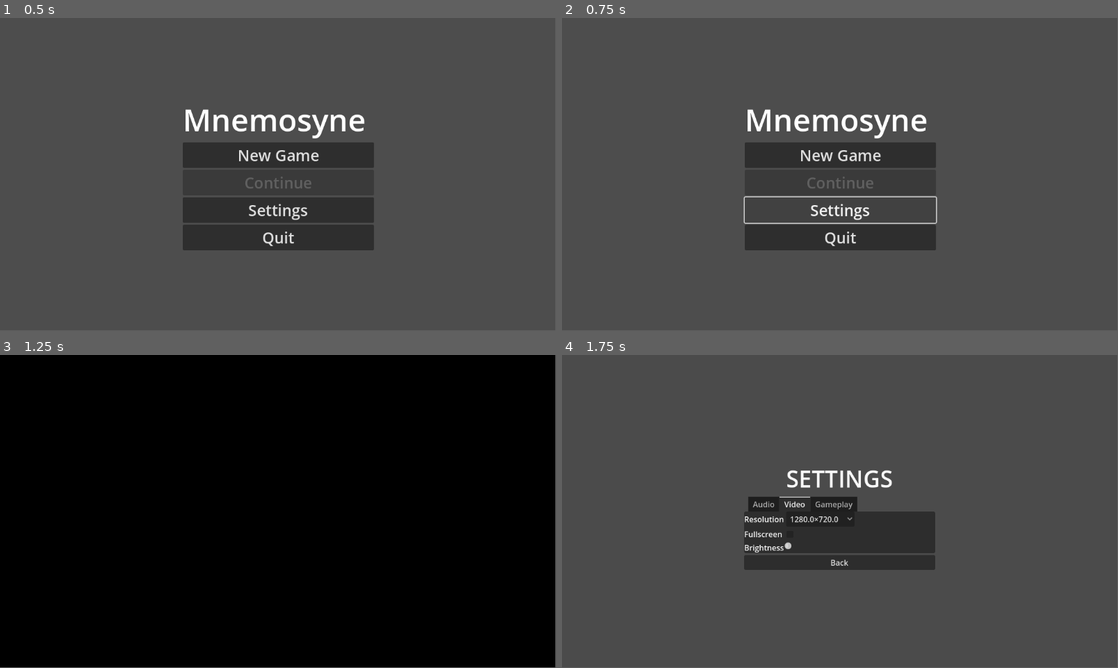
Above: before the commit, frames 1-4 (two rows, left to right).
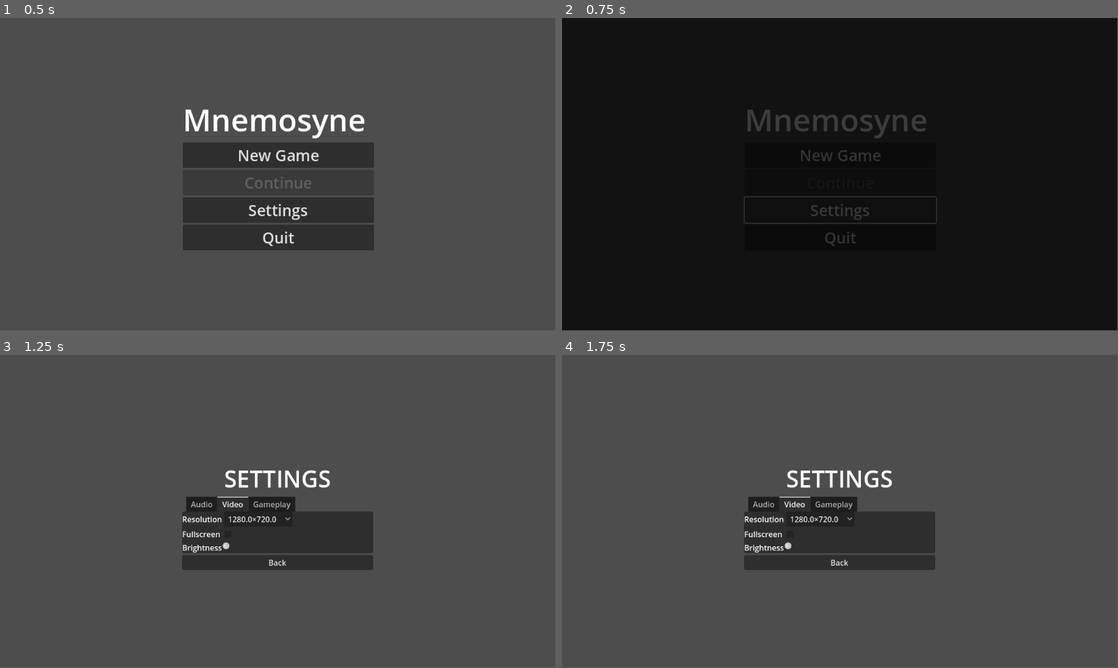
Above: after the commit, the same moments.

Repository: leslieharding/Mnemosyne
Game: Godot game, scene res://Scenes/MainMenu.tscn
The game is run twice, just before and just after one commit, with the same random seed, the same clock (stepped at 60 frames per second) and the same inputs.
Inputs (mouse positions are in pixels of both pictures, inside the frame that each line leads up to):
- Up to frame 1 (0.5 s): no input
- Up to frame 2 (0.75 s): click "Settings" at 0.5 s
- Up to frame 3 (1.25 s): no input
- Up to frame 4 (1.75 s): click (840, 492) at 1.25 s, where only the run before the commit has a clickable "New Game"

Frame 1 is identical in both runs. In frame 2, 100% of the frame differs, in the area x 0-100%, y 0-100%; in frame 3, 100%; in frame 4, less than 0.1%.

Commit message:
adding in fade transitions

Diff:
--- a/Scripts/transition_manager.gd
+++ b/Scripts/transition_manager.gd
@@ -1,3 +1,4 @@
+# Scripts/transition_manager.gd
 extends Node
 class_name TransitionManager
 
@@ -9,18 +10,24 @@
 	TRANSITIONING_IN
 }
 
+enum TransitionMode {
+	SIMPLE_FADE,
+	SILHOUETTE
+}
+
 # Configuration properties
-var silhouette_duration: float = 0.7  # Slower silhouette fade-in
-var full_cover_duration: float = 0.4  # Faster full screen cover fade-in
-var fade_in_duration: float = 0.4  # New scene fade in duration
-var silhouette_delay: float = 0.1  # Small delay before starting the silhouette
-
-# Scene/silhouette mapping
+var silhouette_duration: float = 0.7
+var full_cover_duration: float = 0.4
+var fade_in_duration: float = 0.4
+var silhouette_delay: float = 0.1
+
+# Simple fade configuration
+var simple_fade_out_duration: float = 0.3
+var simple_fade_in_duration: float = 0.3
+var default_transition_mode: TransitionMode = TransitionMode.SIMPLE_FADE
+
+# Scene/silhouette mapping (only used for silhouette mode)
 var silhouettes = {
-	# Add your mappings here, for example:
-	"res://scenes/main_menu.tscn": "res://assets/silhouettes/menu_silhouette.png",
-	"res://scenes/level_1.tscn": "res://assets/silhouettes/level1_silhouette.png",
-	# Default silhouette used when a specific one isn't defined
 	"default": "res://Assets/Images/Silhouettes/plant.png"
 }
 
@@ -28,6 +35,7 @@
 var current_state: int = TransitionState.IDLE
 var target_scene: String = ""
 var current_tween: Tween = null
+var current_mode: TransitionMode
 
 # UI Elements for transition
 var canvas_layer: CanvasLayer
@@ -35,10 +43,7 @@
 var fullscreen_cover: ColorRect
 
 func _ready():
-	# Set up the UI elements for transitions
 	setup_transition_ui()
-
-	# Hide everything initially
 	reset_transition_elements()
 
 func setup_transition_ui():
@@ -63,41 +68,67 @@
 	canvas_layer.add_child(fullscreen_cover)
 
 func reset_transition_elements():
-	# Reset all transition elements to initial state
 	silhouette_texture.modulate.a = 0
 	fullscreen_cover.modulate.a = 0
 
+# Main function - uses default mode
 func change_scene_to(scene_path: String) -> void:
+	change_scene_to_with_mode(scene_path, default_transition_mode)
+
+# Function with explicit mode selection
+func change_scene_to_with_mode(scene_path: String, mode: TransitionMode) -> void:
 	# Don't start a new transition if one is in progress
 	if current_state != TransitionState.IDLE:
 		print("Transition already in progress, ignoring new request")
 		return
 
 	target_scene = scene_path
+	current_mode = mode
 	current_state = TransitionState.TRANSITIONING_OUT
-
-	# Set the appropriate silhouette
-	var silhouette_path = silhouettes.get(scene_path, silhouettes["default"])
-	silhouette_texture.texture = load(silhouette_path)
-
-	# Make sure elements are reset
-	reset_transition_elements()
 
 	# Cancel any existing tween
 	if current_tween:
 		current_tween.kill()
 
-	# Start the transition sequence
-	start_transition_out()
-
-func start_transition_out() -> void:
-	# Configure the tween for transitioning out
+	# Make sure elements are reset
+	reset_transition_elements()
+
+	# Start transition based on mode
+	match current_mode:
+		TransitionMode.SIMPLE_FADE:
+			start_simple_fade_out()
+		TransitionMode.SILHOUETTE:
+			setup_silhouette_transition()
+			start_silhouette_transition_out()
+
+# Simple fade out (just black overlay)
+func start_simple_fade_out() -> void:
+	print("Starting simple fade out transition")
+
 	current_tween = create_tween().set_ease(Tween.EASE_IN_OUT).set_trans(Tween.TRANS_CUBIC)
 
-	# Optional small delay before starting
+	# Fade to black
+	current_tween.tween_property(
+		fullscreen_cover,
+		"modulate:a",
+		1.0,
+		simple_fade_out_duration
+	)
+
+	# Change scene when fully black
+	current_tween.tween_callback(perform_scene_change)
+
+# Setup for silhouette transition
+func setup_silhouette_transition():
+	var silhouette_path = silhouettes.get(target_scene, silhouettes["default"])
+	silhouette_texture.texture = load(silhouette_path)
+
+# Original silhouette transition out
+func start_silhouette_transition_out() -> void:
+	current_tween = create_tween().set_ease(Tween.EASE_IN_OUT).set_trans(Tween.TRANS_CUBIC)
+
 	current_tween.tween_interval(silhouette_delay)
 
-	# Step 1: Start fading in the silhouette (slower)
 	current_tween.tween_property(
 		silhouette_texture,
 		"modulate:a",
@@ -105,18 +136,14 @@
 		silhouette_duration
 	)
 
-	# Step 2: Start fading in the black overlay (faster) after a short delay
-	# The delay ensures the silhouette has time to become visible first
 	current_tween.parallel().tween_property(
 		fullscreen_cover,
 		"modulate:a",
 		1.0,
 		full_cover_duration
-	).set_delay(silhouette_duration * 0.3)  # Start after 30% of silhouette duration
-
-	# Step 3: Change scene when fully black
-	# Wait until both animations are complete
-	current_tween.tween_interval(0.1)  # Small buffer to ensure animations complete
+	).set_delay(silhouette_duration * 0.3)
+
+	current_tween.tween_interval(0.1)
 	current_tween.tween_callback(perform_scene_change)
 
 func perform_scene_change() -> void:
@@ -136,14 +163,19 @@
 
 	# Ensure fullscreen cover is fully visible
 	fullscreen_cover.modulate.a = 1.0
-	# Make sure silhouette is hidden
-	silhouette_texture.modulate.a = 0.0
-
-	# Configure the tween for transitioning in (simple fade)
+
+	# For simple fade, hide silhouette immediately
+	if current_mode == TransitionMode.SIMPLE_FADE:
+		silhouette_texture.modulate.a = 0.0
+
+	# Configure the tween for transitioning in
 	current_tween = create_tween().set_ease(Tween.EASE_OUT).set_trans(Tween.TRANS_CUBIC)
 
+	# Use appropriate fade in duration
+	var fade_duration = simple_fade_in_duration if current_mode == TransitionMode.SIMPLE_FADE else fade_in_duration
+
 	# Fade out the black overlay
-	current_tween.tween_property(fullscreen_cover, "modulate:a", 0.0, fade_in_duration)
+	current_tween.tween_property(fullscreen_cover, "modulate:a", 0.0, fade_duration)
 
 	# Reset when complete
 	current_tween.tween_callback(finish_transition)
@@ -153,6 +185,18 @@
 	current_state = TransitionState.IDLE
 	target_scene = ""
 
-# Utility function to check if a transition is in progress
+# Utility functions
 func is_transitioning() -> bool:
 	return current_state != TransitionState.IDLE
+
+# Set the default transition mode for all scene changes
+func set_default_transition_mode(mode: TransitionMode) -> void:
+	default_transition_mode = mode
+	print("Default transition mode set to: ", "SIMPLE_FADE" if mode == TransitionMode.SIMPLE_FADE else "SILHOUETTE")
+
+# Quick functions for specific modes
+func change_scene_simple_fade(scene_path: String) -> void:
+	change_scene_to_with_mode(scene_path, TransitionMode.SIMPLE_FADE)
+
+func change_scene_with_silhouette(scene_path: String) -> void:
+	change_scene_to_with_mode(scene_path, TransitionMode.SILHOUETTE)
